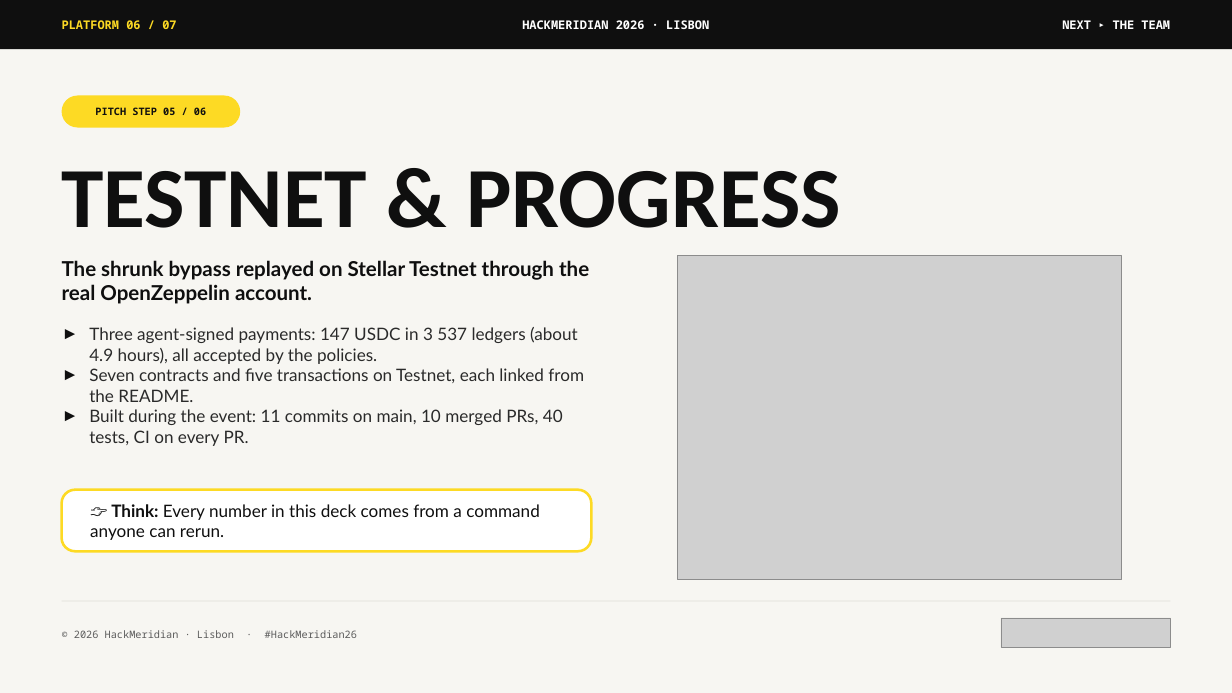
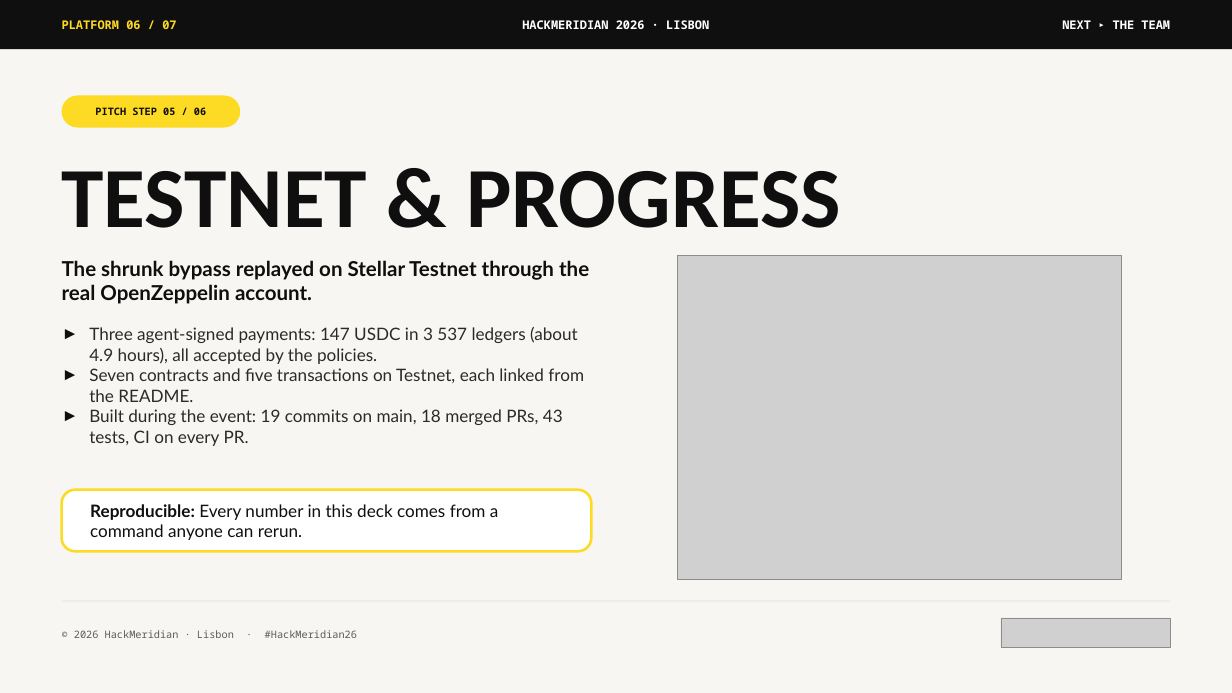
Before and after one commit to Belvast-Innovation/Breakwater, a slide deck: slide 6 of docs/deck/breakwater-pitch.pptx. Drawn at 1232x693 pixels with LibreOffice and Linux fonts; fonts in the diff are those of the drawing; grey boxes stand for pictures. Boxes give left, top, right and bottom in pixels: in the first picture for what was removed or moved away, otherwise in the second. Text is boxed around its words. In the diff, an @@ line names an element or a change of style, - is before the commit and + after.

```diff
--- a/docs/deck/breakwater-pitch.pptx
+++ b/docs/deck/breakwater-pitch.pptx
@@ text at (x1=89, y1=409, x2=563, y2=446): text changed @@
-► Built during the event: 11 commits on main, 10 merged PRs, 40 tests, CI on every PR.
+► Built during the event: 19 commits on main, 18 merged PRs, 43 tests, CI on every PR.
@@ text in rounded rectangle at (x1=90, y1=504, x2=499, y2=540): text changed @@
-👉 Think: Every number in this deck comes from a command anyone can rerun.
+Reproducible: Every number in this deck comes from a command anyone can rerun.
```
Also in this commit, not shown: 6 other slides changed, 5 other files.
